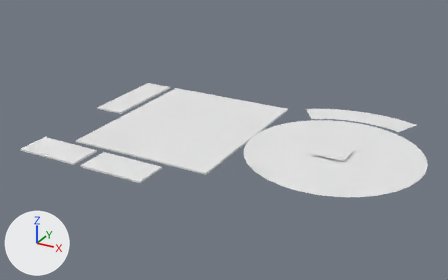
Two versions of the OBJ model assets/models/menu/menu.obj, one commit apart.
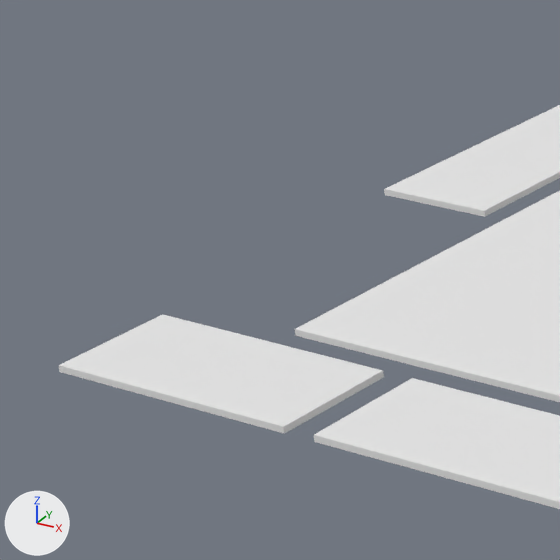
Old and new are each drawn whole from a 50 mm camera at (0.0967, -0.3008, 0.15) aimed at (-0.0674, -0.0024, 0.0008) and again close up on the part from 1% to 31% of the width and 22% to 70% of the height. Lighting does not change. The marker at lower left points along +X, +Y and +Z. Where no turn or scale is listed for an object, it has been applied to the vertices.

Names of what the first close-up shows: 'button4', 'button7', 'button8', 'redo', 'submenu2', 'submenu3', 'undo'.
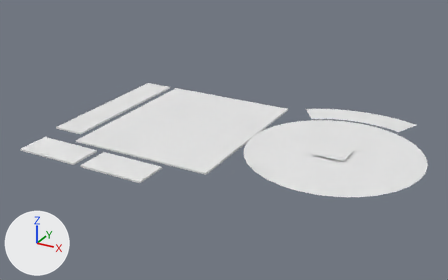
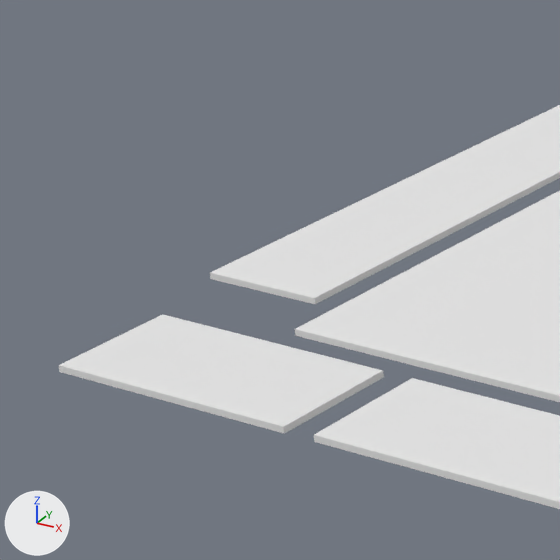
Changed parts and their boxes [x1, y1, x2, y2] in the close-ups (560 x 560 px):
'submenu5', added: after [210, 229, 403, 304]
'submenu4', added: after [302, 189, 485, 259]

Patch to the scene script:
```diff
--- a/assets/models/menu/menu.obj.py
+++ b/assets/models/menu/menu.obj.py
@@ me_submenu5 @@
+me_submenu5.from_pydata(...)  # a box spanning x -0.17..-0.15, y -0.035..-0.015, z -0.0005..0.0005
+me_submenu5.materials.append(mat_none)  # white #e7e7e7
@@ me_submenu4 @@
+me_submenu4.from_pydata(...)  # a box spanning x -0.17..-0.15, y -0.015..0.005, z -0.0005..0.0005
+me_submenu4.materials.append(mat_none)  # white #e7e7e7
@@ ob_submenu5 @@
+ob_submenu5 = bpy.data.objects.new('submenu5', me_submenu5)
+ob_submenu5.location = (0.0, 0.0, 0.0)
@@ ob_submenu4 @@
+ob_submenu4 = bpy.data.objects.new('submenu4', me_submenu4)
+ob_submenu4.location = (0.0, 0.0, 0.0)
```
